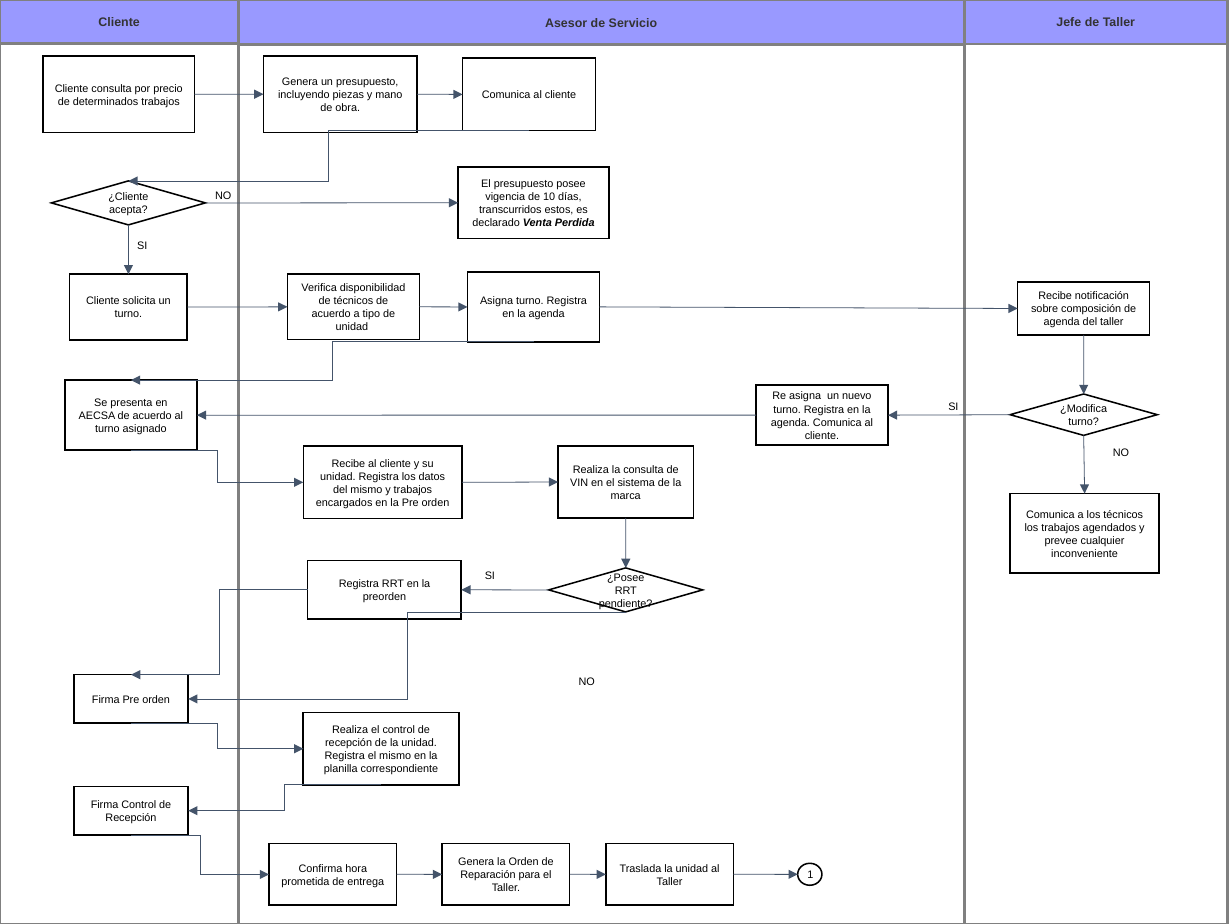
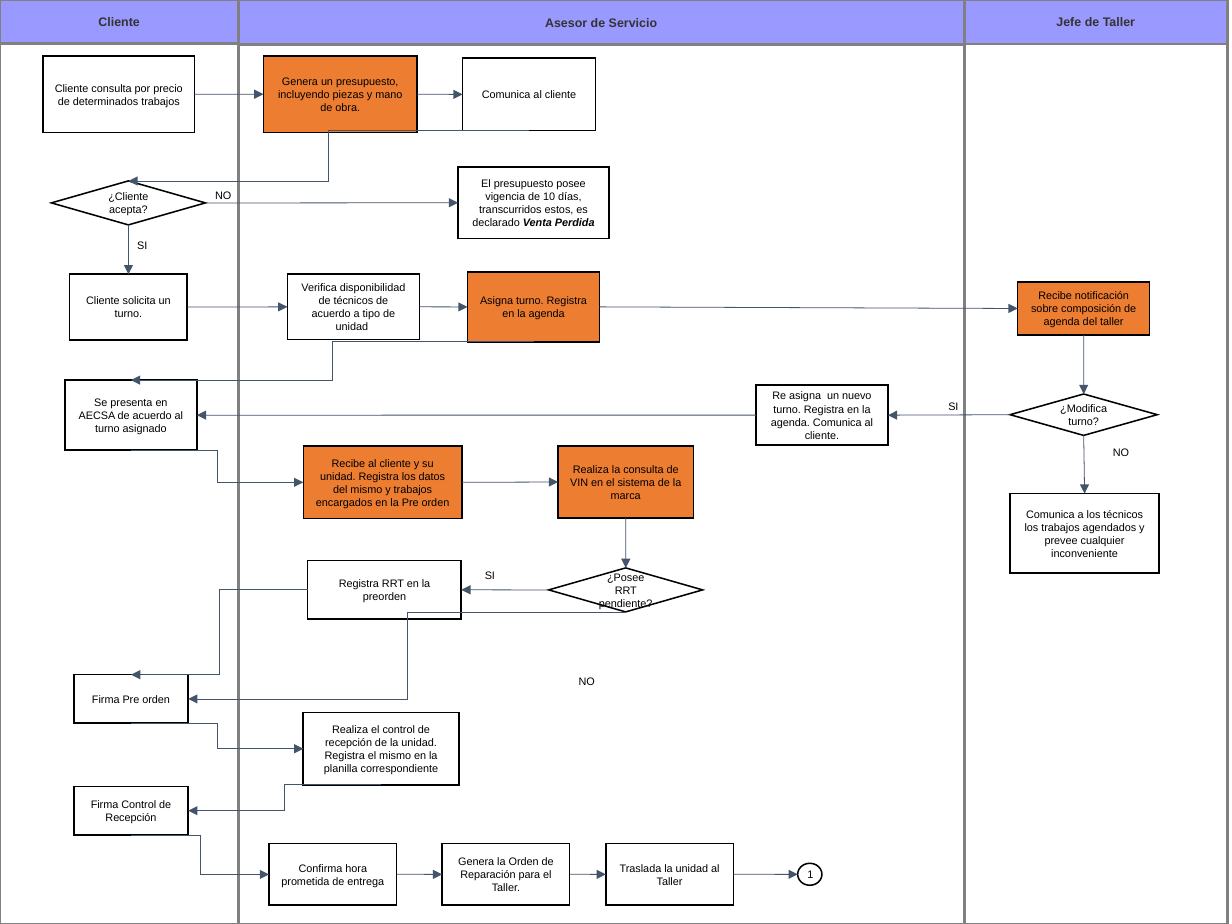
Before and after one commit to betancurdamian/implementacionOC-BJ, a slide deck: slide 1 of Circuitos/Servicios/Sist. Servicios.odp. Drawn at 1232x924 pixels with LibreOffice and Linux fonts; fonts in the diff are those of the drawing. Boxes give left, top, right and bottom in pixels: in the first picture for what was removed or moved away, otherwise in the second. Text is boxed around its words. In the diff, an @@ line names an element or a change of style, - is before the commit and + after.

```diff
--- a/Circuitos/Servicios/Sist. Servicios.odp
+++ b/Circuitos/Servicios/Sist. Servicios.odp
@@ fill #FFFFFF to #ED7D31 in 5 elements at (x1=467, y1=272, x2=599, y2=342), (x1=558, y1=446, x2=693, y2=518), (x1=303, y1=446, x2=462, y2=519), (x1=1018, y1=282, x2=1150, y2=334), (x1=264, y1=56, x2=417, y2=133) @@
```
Also in this commit, not shown: 3 other files.
